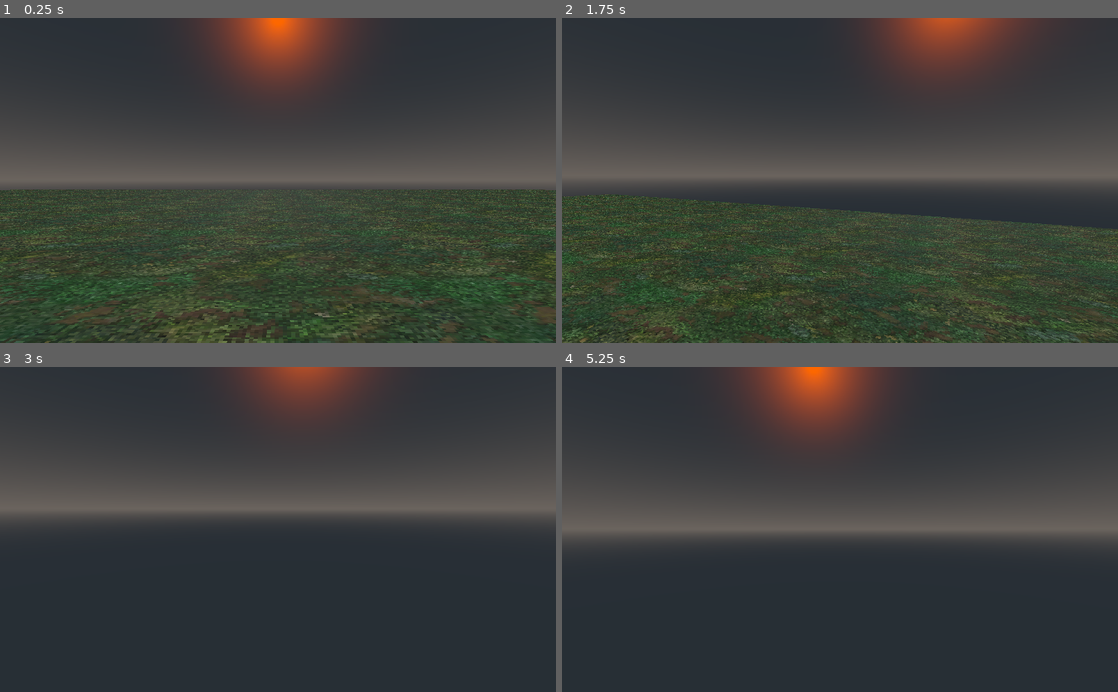
Above: before the commit, frames 1-4 (two rows, left to right).
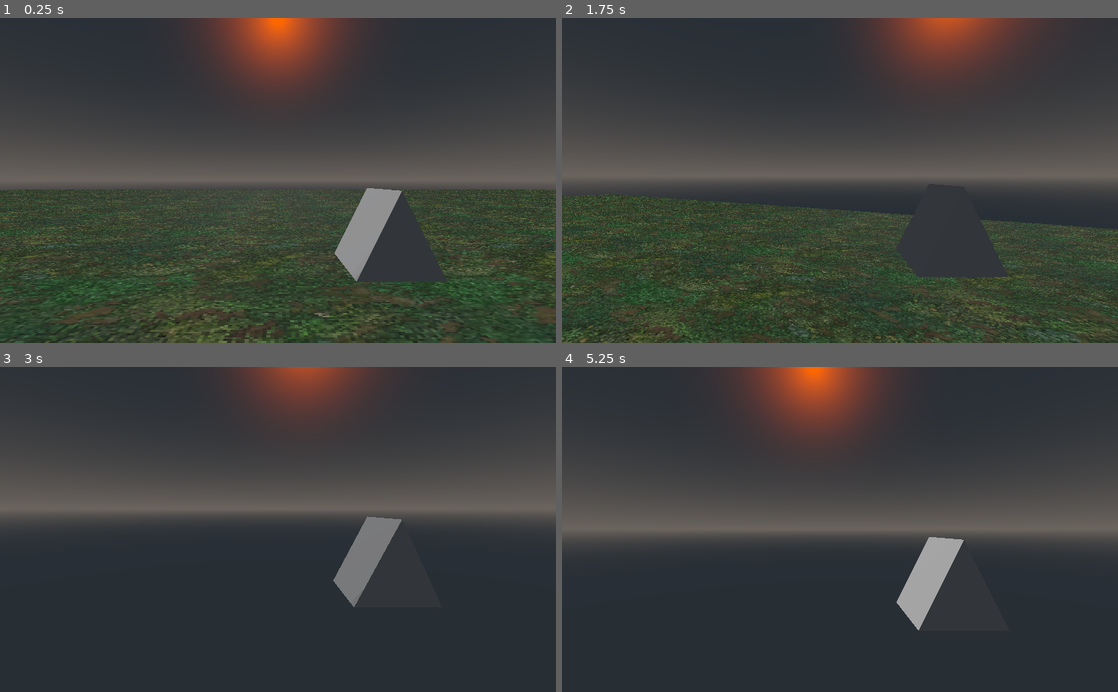
Above: after the commit, the same moments.

Repository: aalberti333/retro-fps
Game: Godot game, scene res://World.tscn
Two runs of this game, one before a commit and one after it. Both use one fixed random seed, a clock stepped at 60 frames per second and the inputs below.
Inputs (mouse positions are in pixels of both pictures, inside the frame that each line leads up to):
- Up to frame 1 (0.25 s): no input
- Up to frame 2 (1.75 s): tap Enter at 0.5 s; move the mouse to (867, 180) at 0.52 s; hold W (move_forwards) from 0.53 s (still down); tap Space (jump) at 0.77, 1.52 s; move the mouse to (812, 180) at 1.27 s
- Up to frame 3 (3 s): keep holding W (move_forwards); move the mouse to (289, 523) at 2.02 s; tap Space (jump) at 2.75 s; move the mouse to (272, 536) at 2.77 s
- Up to frame 4 (5.25 s): keep holding W (move_forwards); tap Space (jump) at 3.02, 3.77, 4.25, 4.52 s; tap Enter at 3.5, 5 s; move the mouse to (878, 532) at 3.52 s; move the mouse to (795, 526) at 4.27 s; move the mouse to (845, 529) at 5.02 s

The runs differ from the first frame. In frame 1, 2.1% of the frame differs, in the area x 60-81%, y 52-82%; in frame 2, 0.9%; in frame 3, 1.5%; in frame 4, 1.6%.

Commit message:
init weapon manager

Diff:
--- a/characters/player/Player.tscn
+++ b/characters/player/Player.tscn
@@ -1,11 +1,20 @@
-[gd_scene load_steps=5 format=2]
+[gd_scene load_steps=10 format=2]
 
 [ext_resource path="res://characters/CharacterMover.gd" type="Script" id=1]
 [ext_resource path="res://characters/player/Player.gd" type="Script" id=2]
 [ext_resource path="res://characters/HealthManager.gd" type="Script" id=3]
+[ext_resource path="res://characters/player/WeaponManager.gd" type="Script" id=4]
 
 [sub_resource type="CapsuleShape" id=1]
 radius = 0.5
+
+[sub_resource type="CubeMesh" id=2]
+
+[sub_resource type="SphereMesh" id=3]
+
+[sub_resource type="CylinderMesh" id=4]
+
+[sub_resource type="PrismMesh" id=5]
 
 [node name="Player" type="KinematicBody"]
 transform = Transform( 1, 0, 0, 0, 1, 0, 0, 0, 1, 0, 1, 0 )
@@ -30,5 +39,34 @@
 
 [node name="Timer2" type="Timer" parent="."]
 
+[node name="WeaponManager" type="Spatial" parent="."]
+transform = Transform( 1, 0, 0, 0, 1, 0, 0, 0, 1, 0, 0.627376, -0.609678 )
+script = ExtResource( 4 )
+
+[node name="Weapons" type="Spatial" parent="WeaponManager"]
+
+[node name="Machete" type="MeshInstance" parent="WeaponManager/Weapons"]
+transform = Transform( 0.1, 0, 0, 0, 0.1, 0, 0, 0, 0.1, 0.27245, 0, 0 )
+visible = false
+mesh = SubResource( 2 )
+material/0 = null
+
+[node name="MachineGun" type="MeshInstance" parent="WeaponManager/Weapons"]
+transform = Transform( 0.1, 0, 0, 0, 0.1, 0, 0, 0, 0.1, 0.27245, 0, 0 )
+visible = false
+mesh = SubResource( 3 )
+material/0 = null
+
+[node name="Shotgun" type="MeshInstance" parent="WeaponManager/Weapons"]
+transform = Transform( 0.1, 0, 0, 0, 0.1, 0, 0, 0, 0.1, 0.27245, 0, 0 )
+visible = false
+mesh = SubResource( 4 )
+material/0 = null
+
+[node name="RocketLauncher" type="MeshInstance" parent="WeaponManager/Weapons"]
+transform = Transform( 0.1, 0, 0, 0, 0.1, 0, 0, 0, 0.1, 0.27245, 0, 0 )
+mesh = SubResource( 5 )
+material/0 = null
+
 [connection signal="timeout" from="Timer" to="." method="hurt" binds= [ 60, Vector3( 0, 0, 0 ) ]]
 [connection signal="timeout" from="Timer2" to="." method="heal" binds= [ 5 ]]
--- /dev/null
+++ b/characters/player/WeaponManager.gd
@@ -0,0 +1,52 @@
+extends Spatial
+
+enum WEAPON_SLOTS {MACHETE, MACHINE_GUN, SHOTGUN, ROCKET_LAUNCHER}
+var slots_unlocked = {
+	WEAPON_SLOTS.MACHETE: true,
+	WEAPON_SLOTS.MACHINE_GUN: true,
+	WEAPON_SLOTS.SHOTGUN: true,
+	WEAPON_SLOTS.ROCKET_LAUNCHER: true
+}
+
+onready var weapons = $Weapons.get_children()
+var cur_slot = 0
+var cur_weapon = null
+
+func _ready():
+	pass
+
+func switch_to_next_weapon():
+	# Works since 0%4=0 1%4=1, 2%4=2, 3%4=3
+	cur_slot = (cur_slot + 1) % slots_unlocked.size()
+	if !slots_unlocked[cur_slot]:
+		switch_to_next_weapon()
+	else:
+		switch_to_weapon_slot(cur_slot)
+
+func switch_to_last_weapon():
+	# Same as above, but godot makes -3 % 4 = -3, so we need posmod to
+	# make it a positive result since we're indexing
+	cur_slot = posmod((cur_slot - 1), slots_unlocked.size())
+	if !slots_unlocked[cur_slot]:
+		switch_to_last_weapon()
+	else:
+		switch_to_weapon_slot(cur_slot)
+
+func switch_to_weapon_slot(slot_ind):
+	if slot_ind < 0 or slot_ind >= slots_unlocked.size():
+		return
+	if !slots_unlocked[cur_slot]:
+		return
+	disable_all_weapons()
+	cur_weapon = weapons[slot_ind]
+	if cur_weapon.has_method("set_active"):
+		cur_weapon.set_active()
+	else:
+		cur_weapon.show()
+
+func disable_all_weapons():
+	for weapon in weapons:
+		if weapon.has_method("set_inactive"):
+			weapon.set_inactive()
+		else:
+			weapon.hide()
Not shown, changed: lessonslearned.md
